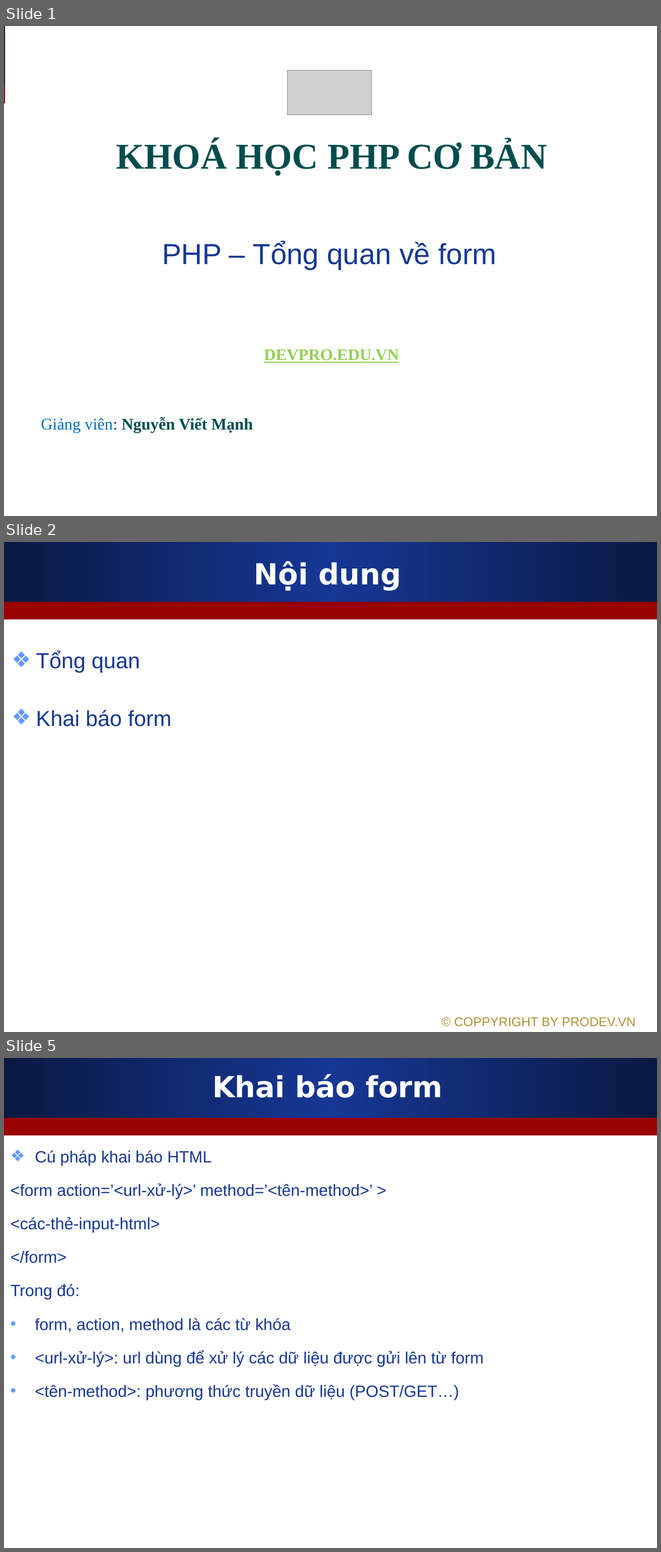
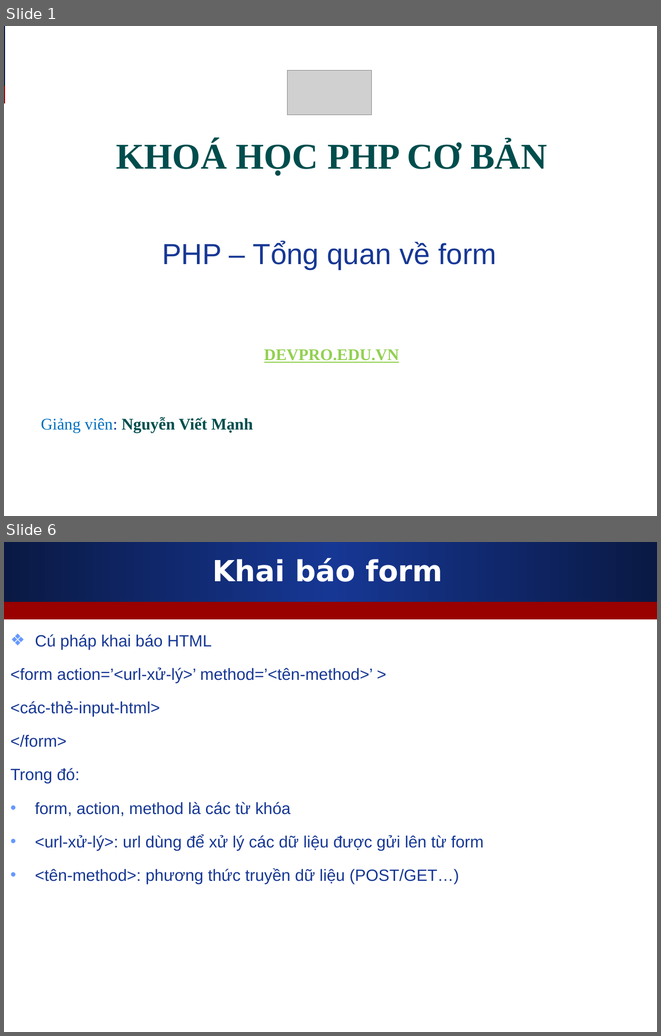
Before and after one commit to melng124/php39_devpro, a slide deck: Day14_Form/Slides/1_Form_Define_Syntax.ppt. Shown one above the other, each under a label of ours: slides 1, 2 and 5 before the commit, slides 1 and 6 after it; the slides between them are not shown. The pictures are 661x1552 and 661x1036 pixels, drawn with LibreOffice and Linux fonts; fonts in the diff are those of the drawing; grey boxes stand for pictures. Boxes give left, top, right and bottom in pixels: in the first picture for what was removed or moved away, otherwise in the second. Text is boxed around its words. In the diff, an @@ line names an element or a change of style, - is before the commit and + after.

```diff
--- a/Day14_Form/Slides/1_Form_Define_Syntax.ppt
+++ b/Day14_Form/Slides/1_Form_Define_Syntax.ppt
@@ slide 2 removed at [4, 542, 657, 1032], background #FFFFFF; not listed: 2 template elements that a slide beside it also shows @@
@@ title removed at [254, 561, 401, 591] @@
-Nội dung
@@ text removed at [36, 651, 171, 726] @@
-❖ Tổng quan
-❖ Khai báo form
@@ text removed at [454, 1017, 636, 1026] @@
-© COPPYRIGHT BY PRODEV.VN
@@ what was slide 5 is now slide 6 @@
```
Also in this commit, not shown: 2 slides changed, 2 slides added, 2 other files.
